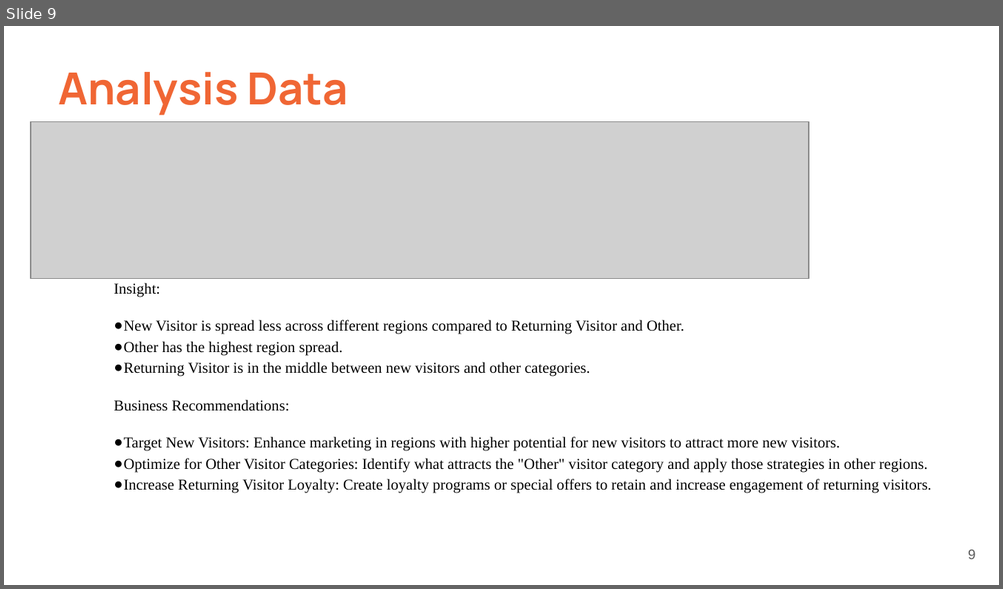
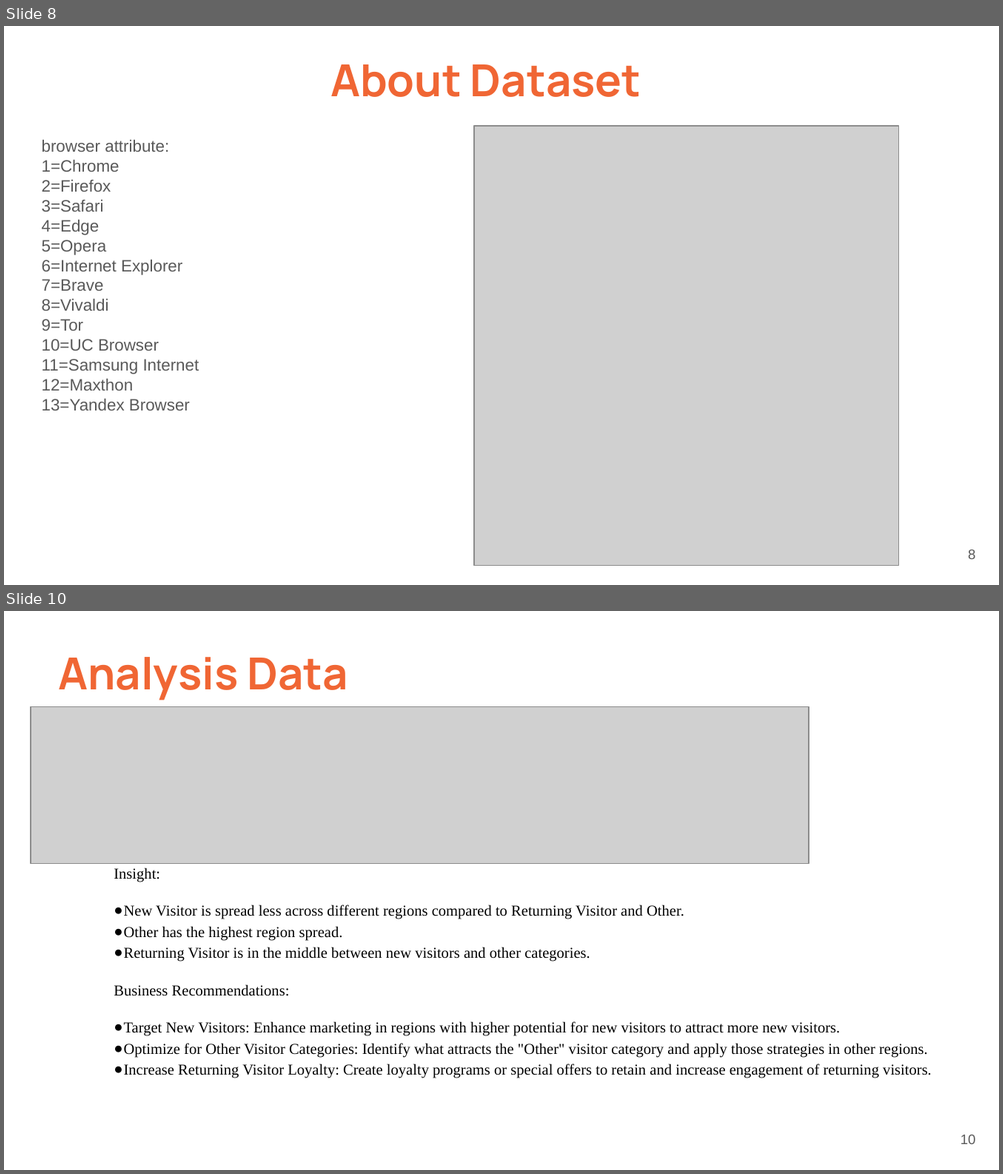
Before and after one commit to FTDS-assignment-bay/p2-final-project-p2-final-project-ftds-030-rmt-group-2, a slide deck: H8_Final_Project_G2_RMT30.pptx. Shown one above the other, each under a label of ours: slide 9 before the commit, slides 8 and 10 after it; the slides between them are not shown. The pictures are 1003x589 and 1003x1174 pixels, drawn with LibreOffice and Linux fonts; fonts in the diff are those of the drawing; grey boxes stand for pictures; background and template pictures are left out. Boxes give left, top, right and bottom in pixels: in the first picture for what was removed or moved away, otherwise in the second. Text is boxed around its words. In the diff, an @@ line names an element or a change of style, - is before the commit and + after.

```diff
--- a/H8_Final_Project_G2_RMT30.pptx
+++ b/H8_Final_Project_G2_RMT30.pptx
@@ slide 8 added at (x1=4, y1=26, x2=999, y2=585), background picture (left out) @@
@@ text added at (x1=330, y1=64, x2=641, y2=97), 32 pt, text #F06634, bold @@
+About Dataset
@@ picture added at (x1=475, y1=125, x2=899, y2=565) @@
@@ text added at (x1=42, y1=140, x2=199, y2=411), 12 pt, text #595959 @@
+browser attribute:
+1=Chrome
+2=Firefox
+3=Safari
+4=Edge
+5=Opera
+6=Internet Explorer
+7=Brave
+8=Vivaldi
+9=Tor
+10=UC Browser
+11=Samsung Internet
+12=Maxthon
+13=Yandex Browser
@@ page number added at (x1=967, y1=550, x2=975, y2=560), 10 pt, text #595959 @@
+8
@@ text added at (x1=464, y1=583, x2=848, y2=585), 12 pt, text #0097A7, underline @@
+• Sources : https://archive.ics.uci.edu//
@@ what was slide 9 is now slide 10 @@
@@ page number at (x1=960, y1=1135, x2=976, y2=1145): text changed @@
-9
+10
```
Also in this commit, not shown: 1 other slide added, 1 slide removed.
